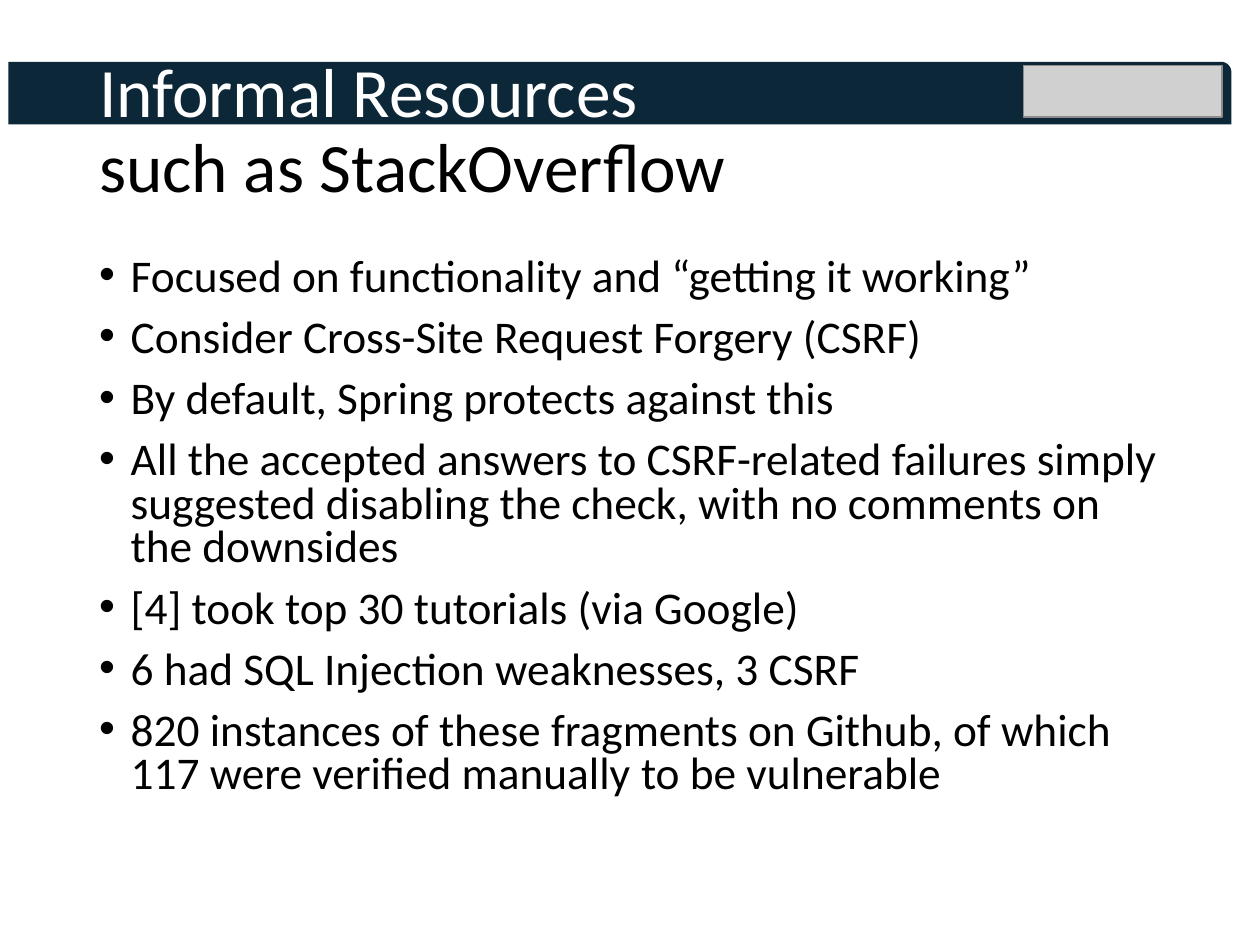
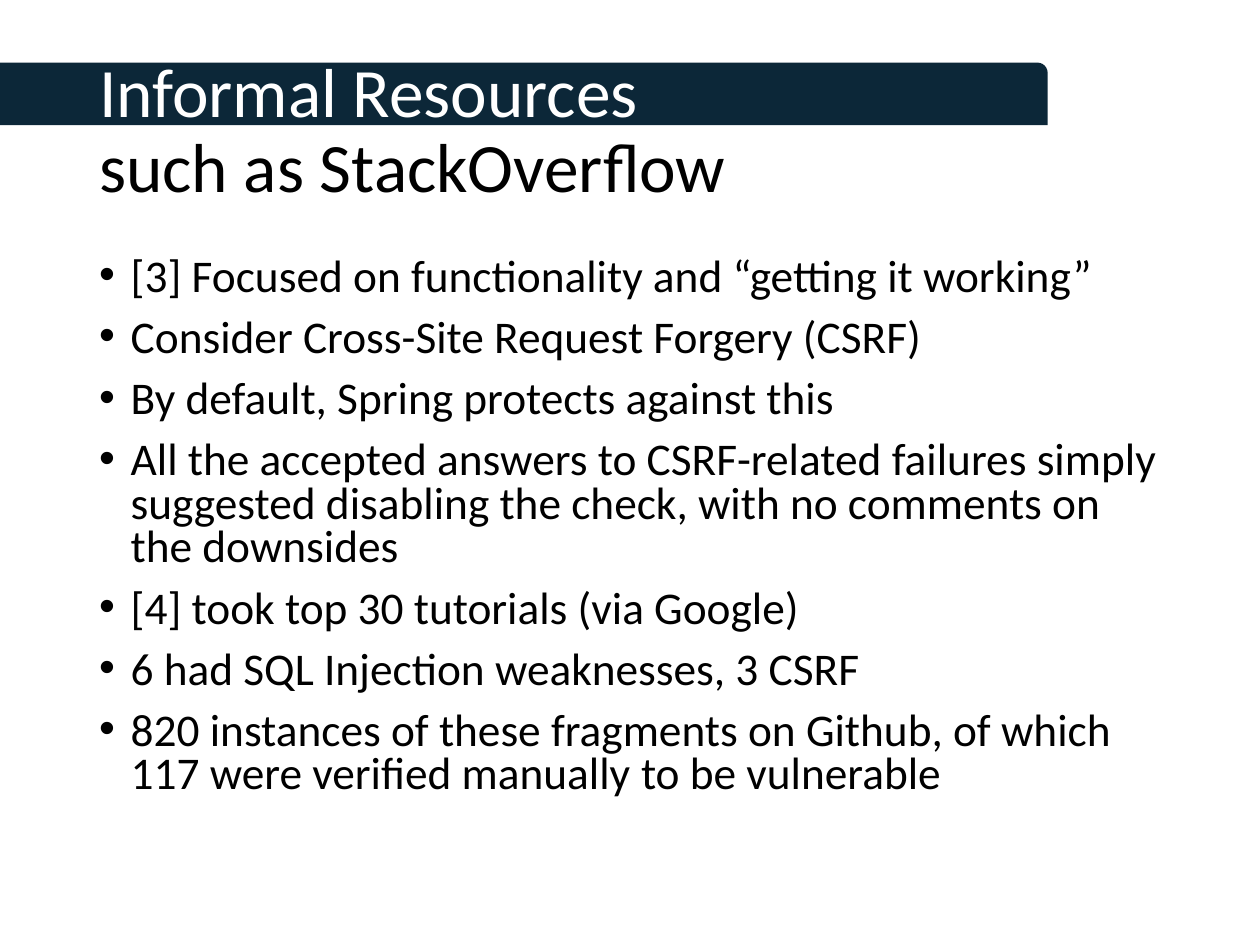
Before and after one commit to tomcrick/FIE2019, a slide deck: slide 6 of TalkatFI2019.pptx. Drawn at 1260x945 pixels with LibreOffice and Linux fonts; fonts in the diff are those of the drawing; grey boxes stand for pictures; background and template pictures are left out. Boxes give left, top, right and bottom in pixels: in the first picture for what was removed or moved away, otherwise in the second. Text is boxed around its words. In the diff, an @@ line names an element or a change of style, - is before the commit and + after.

```diff
--- a/TalkatFI2019.pptx
+++ b/TalkatFI2019.pptx
@@ round rect added at bbox=[0, 63, 1048, 126], fill #0C2738 @@
@@ round rect removed at bbox=[9, 62, 1232, 125] @@
@@ picture removed at bbox=[1024, 66, 1222, 117] @@
@@ text at bbox=[131, 259, 1092, 300]: text changed @@
-• Focused on functionality and “getting it working”
+• [3] Focused on functionality and “getting it working”
```
Also in this commit, not shown: 10 other slides changed.
